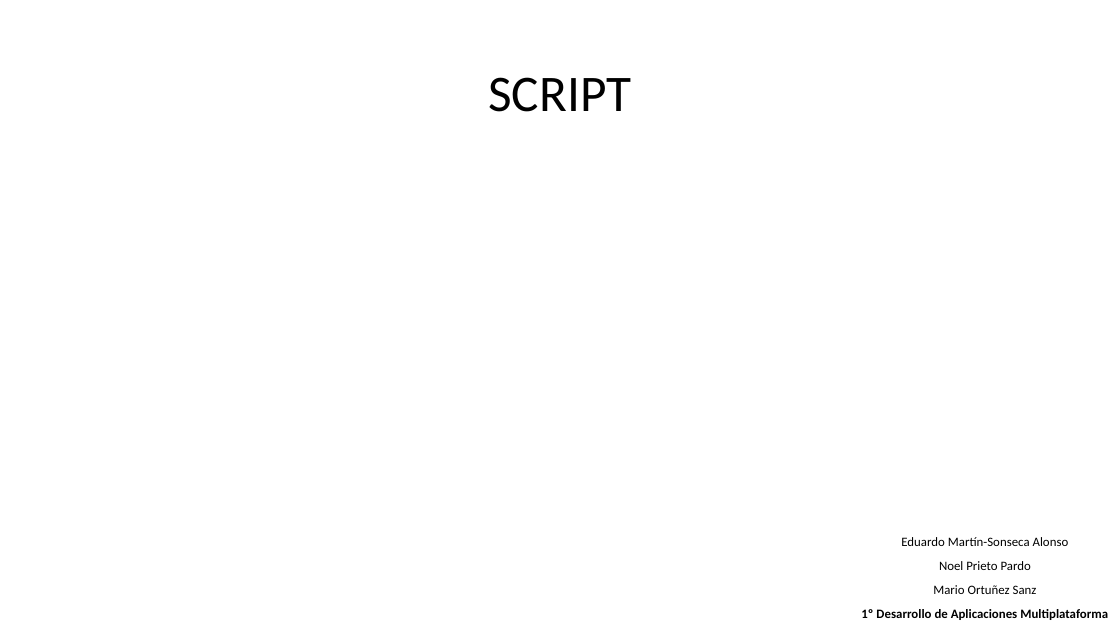
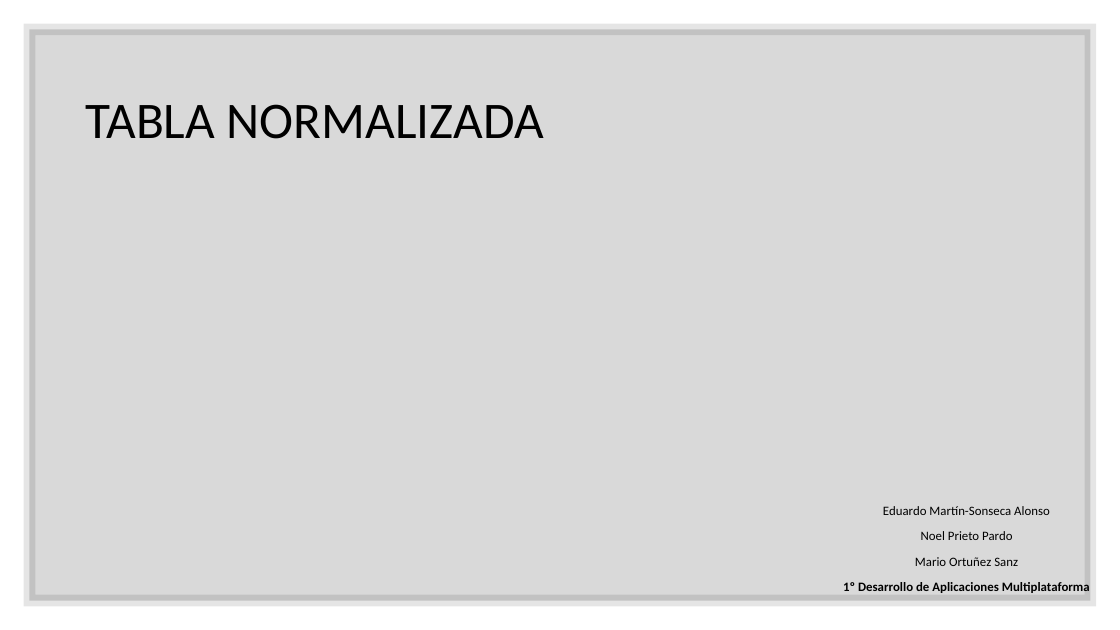
Before and after one commit to maraloeDev/Proyecto-de-Bases-de-Datos, a slide deck: slide 8 of Defensa proyecto intermodular.pptx (slide 9 before the commit). Drawn at 1120x630 pixels with LibreOffice and Linux fonts; fonts in the diff are those of the drawing. Boxes give left, top, right and bottom in pixels: in the first picture for what was removed or moved away, otherwise in the second. Text is boxed around its words. In the diff, an @@ line names an element or a change of style, - is before the commit and + after.

```diff
--- a/Defensa proyecto intermodular.pptx
+++ b/Defensa proyecto intermodular.pptx
@@ rectangle added at box(29, 29, 1091, 601), fill #000000 at 15% opacity, outline #000000 10 pt @@
@@ title removed at box(488, 77, 631, 112) @@
-SCRIPT
@@ title added at box(85, 104, 544, 139), 44 pt, text #000000 @@
+TABLA NORMALIZADA
@@ text "Eduardo Martín-Sonseca Alonso": place and size @@
-text "Eduardo Martín-Sonseca Alonso" at box(861, 537, 1108, 620)
+text "Eduardo Martín-Sonseca Alonso" at box(843, 506, 1090, 593)
@@ text "Eduardo Martín-Sonseca Alonso" at box(843, 506, 1090, 593): line spacing 0.8 to 0.9 @@
```
Also in this commit, not shown: 4 other slides changed, 1 slide added, 1 other file.
